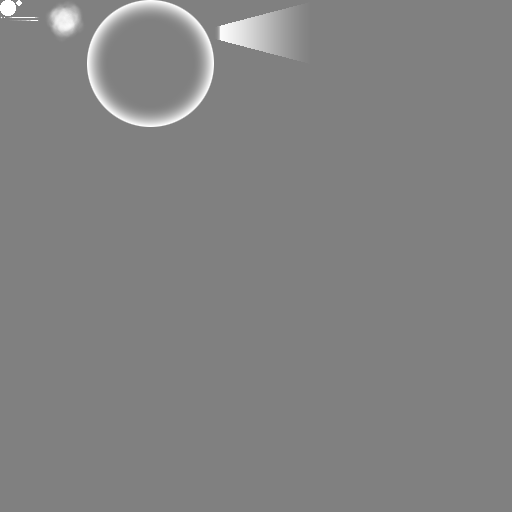
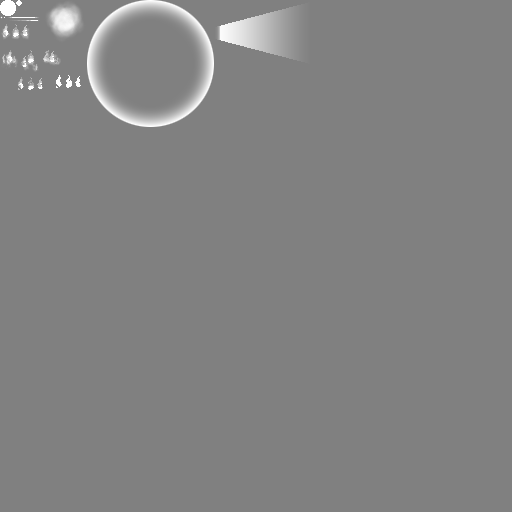
Comparing the layer stacks of the two w=512, h=512 images. Changes:
painted on "tiles" over <box>1,24,81,90</box>
